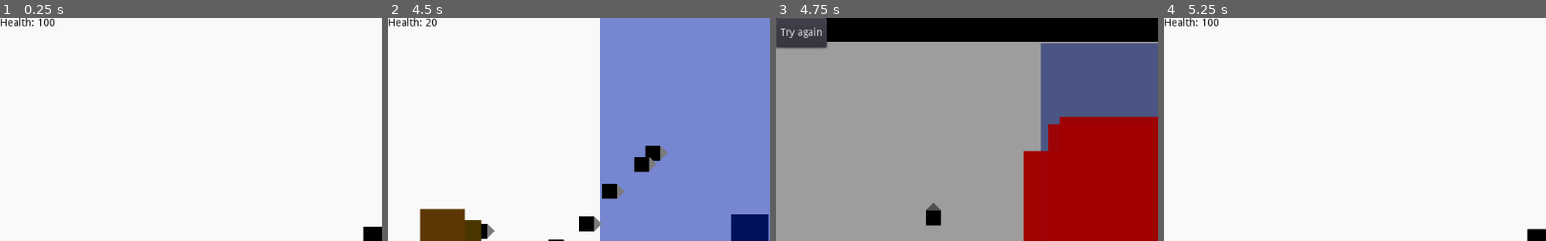
Above: before the commit, frames 1-4 (left to right).
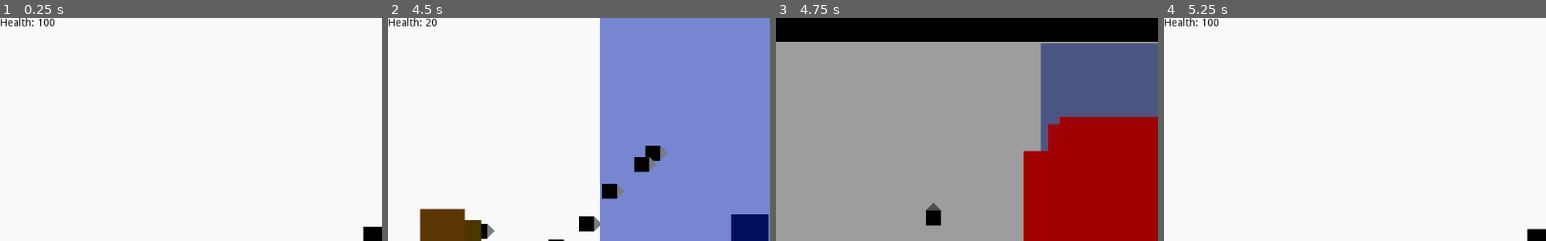
Above: after the commit, the same moments.

Repository: RavenJFelix/Square
Game: Godot game, scene res://testLevel/test.tscn
Two runs of this game, one before a commit and one after it. Both use one fixed random seed, a clock stepped at 60 frames per second and the inputs below. This scene is started directly instead of the project's main scene.
Inputs:
- Up to frame 1 (0.25 s): no input
- Up to frame 2 (4.5 s): hold Right (ui_right) 0.53-2.03 s; tap Up (ui_up) at 0.77, 1.52, 3.02, 3.77 s; hold Left (ui_left) 2.03-2.78 s; hold Right (ui_right) 2.78-4.28 s; hold Left (ui_left) from 4.28 s (still down)
- Up to frame 3 (4.75 s): keep holding Left (ui_left); tap Up (ui_up) at 4.52 s
- Up to frame 4 (5.25 s): release Left (ui_left) at 5 s; click "Try again" at 5 s
The pictures show only the part of the screen within x 0-50%, y 0-50%; the shares and areas given below are measured in that part.

Frames 1-2 are identical in both runs. In frame 3, 1.8% of the frame differs, in the area x 0-14%, y 0-14%; in frame 4, nothing differs.

Commit message:
Add theme to game over

Diff:
--- a/gui/player/game-over/Game-Over.tscn
+++ b/gui/player/game-over/Game-Over.tscn
@@ -1,11 +1,14 @@
-[gd_scene load_steps=2 format=2]
+[gd_scene load_steps=4 format=2]
 
-[ext_resource path="res://gui/player/game-over/Game-Over.gd" type="Script" id=1]
+[ext_resource path="res://resourcez/themz/default_scene.tres" type="Theme" id=1]
+[ext_resource path="res://gui/player/game-over/Game-Over.gd" type="Script" id=2]
+[ext_resource path="res://gui/standard/intro-menu/scene-load-button/scene-load-button.tscn" type="PackedScene" id=3]
 
 [node name="Game-Over" type="Control"]
 anchor_right = 1.0
 anchor_bottom = 1.0
-script = ExtResource( 1 )
+theme = ExtResource( 1 )
+script = ExtResource( 2 )
 
 [node name="ColorRect" type="ColorRect" parent="."]
 anchor_right = 1.0
@@ -15,11 +18,27 @@
 color = Color( 0, 0, 0, 0.368627 )
 
 [node name="HSplitContainer" type="HSplitContainer" parent="."]
-margin_right = 40.0
-margin_bottom = 40.0
+anchor_top = 1.0
+anchor_right = 1.0
+anchor_bottom = 1.0
+margin_top = -20.0
 
-[node name="Button" type="Button" parent="HSplitContainer"]
-margin_right = 68.0
-margin_bottom = 40.0
+[node name="VSplitContainer" type="VSplitContainer" parent="."]
+anchor_left = 0.5
+anchor_right = 0.5
+margin_left = -245.0
+margin_right = 245.0
+margin_bottom = 236.0
+
+[node name="Button" type="Button" parent="VSplitContainer"]
+margin_right = 511.0
+margin_bottom = 112.0
 text = "Try again"
-[connection signal="pressed" from="HSplitContainer/Button" to="." method="_on_Button_pressed"]
+
+[node name="LevelLoadButton" parent="VSplitContainer" instance=ExtResource( 3 )]
+margin_top = 124.0
+margin_right = 511.0
+margin_bottom = 236.0
+text = "Main Menu"
+scene = "res://gui/intro/intro-menu.tscn"
+[connection signal="pressed" from="VSplitContainer/Button" to="." method="_on_Button_pressed"]
